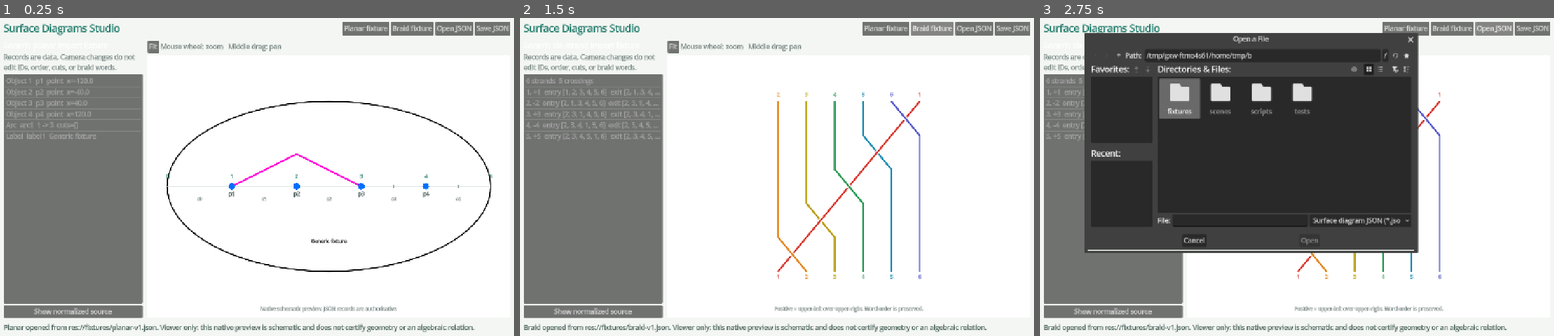
Above: before the commit, frames 1-3 (left to right).
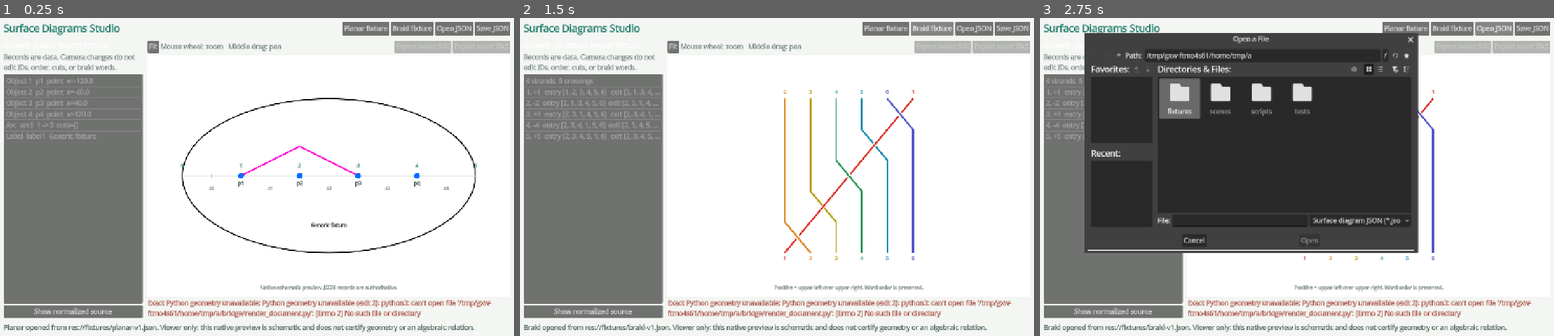
Above: after the commit, the same moments.

Repository: joshgay/surface-diagrams
Game: Godot game, scene res://scenes/studio.tscn
Same seed, same stepped clock (60 frames per second), same inputs: the game is played once before the commit and once after it.
Inputs:
- Up to frame 1 (0.25 s): no input
- Up to frame 2 (1.5 s): click "Planar fixture" at 0.5 s; click "Braid fixture" at 1.25 s
- Up to frame 3 (2.75 s): click "Open JSON" at 2 s

The runs differ from the first frame. In frame 1, 5.5% of the frame differs, in the area x 28-100%, y 7-95%; in frame 2, 5.7%; in frame 3, 3.8%.

Commit message:
Add exact geometry exports and stable selection

Diff:
--- a/godot/scripts/diagram_canvas.gd
+++ b/godot/scripts/diagram_canvas.gd
@@ -7,11 +7,17 @@
 var dragging := false
 var drag_start := Vector2.ZERO
 var pan_start := Vector2.ZERO
+var selected_record: Dictionary = {}
 
 func set_document(value: DiagramDocument) -> void:
 	document = value
 	zoom = 1.0
 	pan = Vector2.ZERO
+	selected_record = {}
+	queue_redraw()
+
+func select_record(record: Dictionary) -> void:
+	selected_record = record.duplicate(true)
 	queue_redraw()
 
 func fit_view() -> void:
@@ -68,8 +74,10 @@
 	for object in surface.objects: endpoint_x.append(object.x)
 	endpoint_x.append(surface.width / 2.0)
 	draw_line(_screen(Vector2(endpoint_x[0], 0), frame), _screen(Vector2(endpoint_x[-1], 0), frame), Color("#d9e2dc"), 1.0)
-	for curve in data.curves:
-		_draw_curve(curve, endpoint_x, frame, style)
+	for index in data.curves.size():
+		var curve: Dictionary = data.curves[index]
+		_draw_curve(curve, endpoint_x, frame, style,
+			selected_record.get("kind", "") == "curve" and selected_record.get("id", "") == curve.id)
 	for index in surface.objects.size():
 		var object: Dictionary = surface.objects[index]
 		var radius: float = object.radius if object.radius != null else (style.boundary_radius if object.kind == "boundary" else style.marked_point_radius)
@@ -78,6 +86,8 @@
 			draw_arc(center, radius * scale, 0.0, TAU, 32, Color(style.boundary_color), maxf(1.0, 1.5 * scale), true)
 		else:
 			draw_circle(center, maxf(3.0, radius * scale), Color(style.boundary_color if object.kind == "boundary" else style.marked_point_color))
+		if selected_record.get("kind", "") == "object" and selected_record.get("id", "") == object.id:
+			draw_arc(center, maxf(9.0, radius * scale + 6.0), 0.0, TAU, 40, Color("#f2a900"), 3.0, true)
 		_draw_centered(object.id, center + Vector2(0, 23), Color("#203634"), 13)
 	for index in endpoint_x.size():
 		var at := _screen(Vector2(endpoint_x[index], 0), frame)
@@ -88,10 +98,14 @@
 		draw_line(at + Vector2(0, -4), at + Vector2(0, 4), Color("#9aaba6"), 1.0)
 		_draw_centered("c%d" % cut, at + Vector2(0, 35), Color("#6b7b78"), 11)
 	for label in data.labels:
-		_draw_centered(label.text, _screen(Vector2(label.x, label.y), frame), Color(label.color), int(label.size))
+		var label_at := _screen(Vector2(label.x, label.y), frame)
+		_draw_centered(label.text, label_at, Color(label.color), int(label.size))
+		if selected_record.get("kind", "") == "label" and selected_record.get("id", "") == label.id:
+			var text_size := ThemeDB.fallback_font.get_string_size(label.text, HORIZONTAL_ALIGNMENT_LEFT, -1, int(label.size))
+			draw_rect(Rect2(label_at - Vector2(text_size.x / 2.0 + 5.0, text_size.y), text_size + Vector2(10, 7)), Color("#f2a900"), false, 2.0)
 	_draw_centered("Native schematic preview. JSON records are authoritative.", Vector2(size.x / 2.0, size.y - 18), Color("#6b7b78"), 12)
 
-func _draw_curve(curve: Dictionary, endpoint_x: Array[float], frame: Dictionary, style: Dictionary) -> void:
+func _draw_curve(curve: Dictionary, endpoint_x: Array[float], frame: Dictionary, style: Dictionary, selected: bool = false) -> void:
 	var points := PackedVector2Array()
 	var up: bool = (curve.get("direction", "default") != "down") if curve.kind == "arc" else curve.get("start_up", true)
 	if curve.kind == "arc":
@@ -109,6 +123,8 @@
 	elif points.size() > 1:
 		points.append(points[0])
 	if points.size() >= 2:
+		if selected:
+			draw_polyline(points, Color("#f2a900"), maxf(7.0, style.curve_width * frame.scale + 6.0), true)
 		draw_polyline(points, Color(curve.color), maxf(2.0, style.curve_width * frame.scale), true)
 
 func _draw_braid(data: Dictionary) -> void:
@@ -141,7 +157,7 @@
 		else:
 			over_slot = left if bottom_up else left + 1
 		var over_id: int = order[over_slot]
-		overlays.append({"a": points[over_id][-2], "b": points[over_id][-1], "color": Color(colors[over_id % colors.size()])})
+		overlays.append({"a": points[over_id][-2], "b": points[over_id][-1], "color": Color(colors[over_id % colors.size()]), "index": step})
 		order = next_order
 	if braid.word.is_empty():
 		for identity in braid.strands:
@@ -151,6 +167,9 @@
 	for crossing in overlays:
 		var middle: Vector2 = (crossing.a + crossing.b) / 2.0
 		var direction: Vector2 = (crossing.b - crossing.a).normalized() * 11.0
+		if selected_record.get("kind", "") == "crossing" and selected_record.get("index", -1) == crossing.index:
+			draw_circle(middle, 17.0, Color("#fff4cf"))
+			draw_arc(middle, 17.0, 0.0, TAU, 32, Color("#f2a900"), 3.0, true)
 		draw_line(middle - direction, middle + direction, Color("#ffffff"), 9.0, true)
 		draw_line(middle - direction, middle + direction, crossing.color, 4.0, true)
 	for identity in braid.strands:
--- a/godot/scripts/diagram_document.gd
+++ b/godot/scripts/diagram_document.gd
@@ -66,17 +66,28 @@
 
 func summary_rows() -> Array[String]:
 	var rows: Array[String] = []
+	for record in inspector_records():
+		rows.append(record.label)
+	return rows
+
+func inspector_records() -> Array[Dictionary]:
+	var records: Array[Dictionary] = []
 	if _data.kind == "planar":
 		for index in _data.surface.objects.size():
 			var object: Dictionary = _data.surface.objects[index]
-			rows.append("Object %d  %s  %s  x=%s" % [index + 1, object.id, object.kind, object.x])
-		for curve in _data.curves:
+			records.append({"kind": "object", "id": object.id, "index": index,
+				"label": "Object %d  %s  %s  x=%s" % [index + 1, object.id, object.kind, object.x]})
+		for index in _data.curves.size():
+			var curve: Dictionary = _data.curves[index]
 			if curve.kind == "arc":
-				rows.append("Arc  %s  %d -> %d  cuts=%s" % [curve.id, curve.start, curve.end, curve.cuts])
+				records.append({"kind": "curve", "id": curve.id, "index": index,
+					"label": "Arc  %s  %d -> %d  cuts=%s" % [curve.id, curve.start, curve.end, curve.cuts]})
 			else:
-				rows.append("Loop  %s  cuts=%s" % [curve.id, curve.cuts])
+				records.append({"kind": "curve", "id": curve.id, "index": index,
+					"label": "Loop  %s  cuts=%s" % [curve.id, curve.cuts]})
 	else:
-		rows.append("%d strands  %d crossings" % [_data.braid.strands, _data.braid.word.size()])
+		records.append({"kind": "braid", "id": "", "index": -1,
+			"label": "%d strands  %d crossings" % [_data.braid.strands, _data.braid.word.size()]})
 		var order: Array = range(1, _data.braid.strands + 1)
 		for index in _data.braid.word.size():
 			var generator: int = _data.braid.word[index]
@@ -85,10 +96,13 @@
 			var swap = order[left]
 			order[left] = order[left + 1]
 			order[left + 1] = swap
-			rows.append("%d. %s%d  entry %s  exit %s" % [index + 1, "+" if generator > 0 else "", generator, before, order])
-	for label in _data.labels:
-		rows.append("Label  %s  %s" % [label.id, label.text])
-	return rows
+			records.append({"kind": "crossing", "id": "", "index": index,
+				"label": "%d. %s%d  entry %s  exit %s" % [index + 1, "+" if generator > 0 else "", generator, before, order]})
+	for index in _data.labels.size():
+		var label: Dictionary = _data.labels[index]
+		records.append({"kind": "label", "id": label.id, "index": index,
+			"label": "Label  %s  %s" % [label.id, label.text]})
+	return records
 
 static func _normalize(raw: Dictionary) -> Dictionary:
 	var check := _keys(raw, ["format", "version", "kind", "title", "style", "labels", "surface", "curves", "allow_intersections", "braid"], ["format", "version", "kind"], "document")
--- /dev/null
+++ b/godot/scripts/python_geometry_bridge.gd
@@ -0,0 +1,51 @@
+class_name PythonGeometryBridge
+extends RefCounted
+
+const MAX_RENDER_BYTES := 4 * 1024 * 1024
+
+static func render(document: DiagramDocument) -> Dictionary:
+	var cache_dir := ProjectSettings.globalize_path("user://geometry-preview")
+	var directory_error := DirAccess.make_dir_recursive_absolute(cache_dir)
+	if directory_error != OK and directory_error != ERR_ALREADY_EXISTS:
+		return _failure("Could not create the local geometry cache")
+	var input_path := cache_dir.path_join("recipe.json")
+	var svg_path := cache_dir.path_join("diagram.svg")
+	var tikz_path := cache_dir.path_join("diagram.tikz")
+	var save_error := document.save_path(input_path)
+	if not save_error.is_empty():
+		return _failure(save_error)
+	var python := OS.get_environment("SURFACE_DIAGRAMS_PYTHON")
+	if python.is_empty():
+		python = "python3"
+	var script := ProjectSettings.globalize_path("res://bridge/render_document.py")
+	var output: Array = []
+	# OS.execute invokes this fixed trusted script directly. No shell is used and
+	# imported records cannot alter the executable, script, or cache paths.
+	var code := OS.execute(python, PackedStringArray([script, input_path, svg_path, tikz_path]), output, true)
+	if code != 0:
+		var detail := str(output[0]).strip_edges() if not output.is_empty() else "no diagnostic"
+		return _failure("Python geometry unavailable (exit %d): %s" % [code, detail.left(600)])
+	var manifest = JSON.parse_string(str(output[0]).strip_edges()) if not output.is_empty() else null
+	if typeof(manifest) != TYPE_DICTIONARY or not manifest.get("ok", false):
+		return _failure("Python geometry returned an invalid manifest")
+	var svg_result := _read_bounded(svg_path)
+	if not svg_result.ok:
+		return svg_result
+	var tikz_result := _read_bounded(tikz_path)
+	if not tikz_result.ok:
+		return tikz_result
+	if not svg_result.text.begins_with("<svg") or "tikzpicture" not in tikz_result.text:
+		return _failure("Python geometry returned unexpected output")
+	return {"ok": true, "error": "", "svg": svg_result.text, "tikz": tikz_result.text,
+		"manifest": manifest}
+
+static func _read_bounded(path: String) -> Dictionary:
+	var file := FileAccess.open(path, FileAccess.READ)
+	if file == null:
+		return _failure("Geometry output was not created")
+	if file.get_length() > MAX_RENDER_BYTES:
+		return _failure("Geometry output exceeds 4 MiB")
+	return {"ok": true, "text": file.get_as_text()}
+
+static func _failure(message: String) -> Dictionary:
+	return {"ok": false, "error": message, "svg": "", "tikz": ""}
--- a/godot/scripts/studio.gd
+++ b/godot/scripts/studio.gd
@@ -8,6 +8,12 @@
 var source_view: TextEdit
 var open_dialog: FileDialog
 var save_dialog: FileDialog
+var export_dialog: FileDialog
+var geometry_label: Label
+var svg_button: Button
+var tikz_button: Button
+var geometry_result: Dictionary = {"ok": false, "error": "Not rendered", "svg": "", "tikz": ""}
+var export_kind := ""
 
 func _ready() -> void:
 	_build_interface()
@@ -53,6 +59,7 @@
 	record_list = ItemList.new()
 	record_list.size_flags_vertical = Control.SIZE_EXPAND_FILL
 	record_list.allow_reselect = true
+	record_list.item_selected.connect(_select_record)
 	inspector.add_child(record_list)
 	var source_button := Button.new()
 	source_button.text = "Show normalized source"
@@ -73,13 +80,28 @@
 	canvas_tools.add_child(fit_button)
 	var camera_note := Label.new()
 	camera_note.text = "Mouse wheel: zoom   Middle drag: pan"
+	camera_note.size_flags_horizontal = Control.SIZE_EXPAND_FILL
 	camera_note.add_theme_color_override("font_color", Color("#6b7b78"))
 	canvas_tools.add_child(camera_note)
+	svg_button = Button.new()
+	svg_button.text = "Export exact SVG"
+	svg_button.disabled = true
+	svg_button.pressed.connect(Callable(self, "_show_export").bind("svg"))
+	canvas_tools.add_child(svg_button)
+	tikz_button = Button.new()
+	tikz_button.text = "Export exact TikZ"
+	tikz_button.disabled = true
+	tikz_button.pressed.connect(Callable(self, "_show_export").bind("tikz"))
+	canvas_tools.add_child(tikz_button)
 	canvas = DiagramCanvas.new()
 	canvas.size_flags_horizontal = Control.SIZE_EXPAND_FILL
 	canvas.size_flags_vertical = Control.SIZE_EXPAND_FILL
 	canvas.mouse_filter = Control.MOUSE_FILTER_STOP
 	canvas_box.add_child(canvas)
+	geometry_label = Label.new()
+	geometry_label.autowrap_mode = TextServer.AUTOWRAP_WORD_SMART
+	geometry_label.add_theme_color_override("font_color", Color("#6b7b78"))
+	canvas_box.add_child(geometry_label)
 	status_label = Label.new()
 	status_label.autowrap_mode = TextServer.AUTOWRAP_WORD_SMART
 	status_label.add_theme_color_override("font_color", Color("#415b55"))
@@ -96,6 +118,11 @@
 	save_dialog.add_filter("*.json", "Surface diagram JSON")
 	save_dialog.file_selected.connect(_save_path)
 	add_child(save_dialog)
+	export_dialog = FileDialog.new()
+	export_dialog.file_mode = FileDialog.FILE_MODE_SAVE_FILE
+	export_dialog.access = FileDialog.ACCESS_FILESYSTEM
+	export_dialog.file_selected.connect(_save_export)
+	add_child(export_dialog)
 
 func _show_open() -> void:
 	open_dialog.popup_centered_ratio(0.8)
@@ -105,6 +132,18 @@
 	save_dialog.current_file = _safe_filename(document.data.title) + ".json"
 	save_dialog.popup_centered_ratio(0.8)
 
+func _show_export(kind: String) -> void:
+	if document == null or not geometry_result.ok:
+		return
+	export_kind = kind
+	export_dialog.clear_filters()
+	if kind == "svg":
+		export_dialog.add_filter("*.svg", "Scalable Vector Graphics")
+	else:
+		export_dialog.add_filter("*.tikz", "TikZ source")
+	export_dialog.current_file = _safe_filename(document.data.title) + (".svg" if kind == "svg" else ".tikz")
+	export_dialog.popup_centered_ratio(0.8)
+
 func _open_resource(path: String) -> void:
 	_open_result(DiagramDocument.load_path(path), path)
 
@@ -119,9 +158,20 @@
 	document = result.document
 	title_label.text = document.data.title
 	record_list.clear()
-	for row in document.summary_rows(): record_list.add_item(row)
+	for record in document.inspector_records():
+		record_list.add_item(record.label)
+		record_list.set_item_metadata(record_list.item_count - 1, record)
 	source_view.text = document.to_json()
 	canvas.set_document(document)
+	geometry_result = PythonGeometryBridge.render(document)
+	svg_button.disabled = not geometry_result.ok
+	tikz_button.disabled = not geometry_result.ok
+	if geometry_result.ok:
+		geometry_label.text = "Python library accepted this recipe. Exact publication SVG and TikZ are ready to export; the interactive canvas remains schematic."
+		geometry_label.add_theme_color_override("font_color", Color("#167464"))
+	else:
+		geometry_label.text = "Exact Python geometry unavailable: " + geometry_result.error
+		geometry_label.add_theme_color_override("font_color", Color("#a54439"))
 	status_label.text = "%s opened from %s. Viewer only: this native preview is schematic and does not certify geometry or an algebraic relation." % [document.data.kind.capitalize(), path]
 	status_label.add_theme_color_override("font_color", Color("#415b55"))
 
@@ -130,6 +180,34 @@
 	var error := document.save_path(path)
 	status_label.text = "Saved exact normalized recipe to " + path if error.is_empty() else error
 	status_label.add_theme_color_override("font_color", Color("#415b55") if error.is_empty() else Color("#a54439"))
+
+func _save_export(path: String) -> void:
+	if not geometry_result.ok or export_kind not in ["svg", "tikz"]:
+		return
+	var extension := ".svg" if export_kind == "svg" else ".tikz"
+	if not path.to_lower().ends_with(extension):
+		path += extension
+	var file := FileAccess.open(path, FileAccess.WRITE)
+	if file == null:
+		status_label.text = "Could not write " + path
+		status_label.add_theme_color_override("font_color", Color("#a54439"))
+		return
+	file.store_string(geometry_result[export_kind])
+	status_label.text = "Exported exact Python-library %s to %s" % [export_kind.to_upper(), path]
+	status_label.add_theme_color_override("font_color", Color("#415b55"))
+
+func _select_record(index: int) -> void:
+	var record = record_list.get_item_metadata(index)
+	if typeof(record) != TYPE_DICTIONARY:
+		return
+	canvas.select_record(record)
+	var identity := ""
+	if not record.id.is_empty():
+		identity = " " + record.id
+	elif record.index >= 0:
+		identity = " %d" % (record.index + 1)
+	status_label.text = "Selected %s%s. Selection changes the view only; the mathematical record is unchanged." % [record.kind, identity]
+	status_label.add_theme_color_override("font_color", Color("#415b55"))
 
 func _safe_filename(value: String) -> String:
 	var result := ""
--- a/godot/tests/run_tests.gd
+++ b/godot/tests/run_tests.gd
@@ -33,6 +33,11 @@
 	_expect(braid.data.braid.direction == "bottom-to-top", "braid direction preserved")
 	var braid_rows := braid.summary_rows()
 	_expect("entry [1, 2, 3, 4, 5, 6]  exit [2, 1, 3, 4, 5, 6]" in braid_rows[1], "first strand transport")
+	var planar_records := planar.inspector_records()
+	_expect(planar_records[0].kind == "object" and planar_records[0].id == "p1", "inspector maps row to stable object ID")
+	_expect(planar_records[4].kind == "curve" and planar_records[4].id == "arc1", "inspector maps row to stable curve ID")
+	var braid_records := braid.inspector_records()
+	_expect(braid_records[1].kind == "crossing" and braid_records[1].index == 0, "inspector maps row to exact crossing index")
 	var round_trip := DiagramDocument.parse(planar.to_json())
 	_expect(round_trip.ok, "normalized JSON reopens")
 	if round_trip.ok:
@@ -80,7 +85,26 @@
 	canvas.zoom_at(Vector2(100, 100), 1.5)
 	canvas.pan = Vector2(20, 30)
 	_expect(planar.to_json() == before, "canvas navigation does not mutate records")
+	canvas.select_record(planar_records[4])
+	_expect(canvas.selected_record.id == "arc1" and planar.to_json() == before, "selection is separate from records")
 	canvas.free()
+	var planar_geometry := PythonGeometryBridge.render(planar)
+	_expect(planar_geometry.ok and planar_geometry.svg.begins_with("<svg"), "Python bridge renders planar SVG")
+	_expect(planar_geometry.ok and "tikzpicture" in planar_geometry.tikz, "Python bridge renders planar TikZ")
+	var planar_image := Image.new()
+	var planar_svg_error := planar_image.load_svg_from_buffer(planar_geometry.svg.to_utf8_buffer()) if planar_geometry.ok else FAILED
+	_expect(planar_svg_error == OK and planar_image.get_width() > 0 and planar_image.get_height() > 0, "Godot decodes exact planar SVG")
+	var braid_geometry := PythonGeometryBridge.render(braid)
+	_expect(braid_geometry.ok and braid_geometry.manifest.kind == "braid", "Python bridge renders braid through fixed adapter")
+	var braid_image := Image.new()
+	var braid_svg_error := braid_image.load_svg_from_buffer(braid_geometry.svg.to_utf8_buffer()) if braid_geometry.ok else FAILED
+	_expect(braid_svg_error == OK and braid_image.get_width() > 0 and braid_image.get_height() > 0, "Godot decodes exact braid SVG")
+	_expect(planar.to_json() == before, "geometry bridge does not mutate records")
+	var original_python := OS.get_environment("SURFACE_DIAGRAMS_PYTHON")
+	OS.set_environment("SURFACE_DIAGRAMS_PYTHON", "/definitely-missing-surface-diagrams-python")
+	var unavailable_geometry := PythonGeometryBridge.render(planar)
+	OS.set_environment("SURFACE_DIAGRAMS_PYTHON", original_python)
+	_expect(not unavailable_geometry.ok and unavailable_geometry.svg.is_empty(), "missing Python stays an explicit unavailable state")
 	var scene := load("res://scenes/studio.tscn")
 	_expect(scene is PackedScene, "main scene loads")
 	if scene is PackedScene:
--- a/godot/tests/ui_smoke.gd
+++ b/godot/tests/ui_smoke.gd
@@ -20,10 +20,32 @@
 	_check(studio.document.data.kind == "planar", "initial fixture is planar")
 	_check(studio.record_list.item_count == 6, "planar inspector shows four objects, curve, and label")
 	_check(studio.canvas.document.to_json() == studio.document.to_json(), "canvas receives same immutable record")
+	_check(studio.geometry_result.ok, "planar fixture has exact Python geometry")
+	_check(not studio.svg_button.disabled and not studio.tikz_button.disabled, "publication exports are enabled after exact render")
+	var planar_before: String = studio.document.to_json()
+	studio.record_list.select(4)
+	studio.record_list.item_selected.emit(4)
+	_check(studio.canvas.selected_record.id == "arc1", "planar inspector selects stable curve ID")
+	_check(studio.document.to_json() == planar_before, "selection does not change planar record")
+	studio.export_kind = "svg"
+	var export_path := "user://ui-smoke.svg"
+	studio._save_export(export_path)
+	var exported := FileAccess.get_file_as_string(export_path)
+	_check(exported == studio.geometry_result.svg and exported.begins_with("<svg"), "Godot saves exact bridge SVG without regeneration")
+	DirAccess.remove_absolute(ProjectSettings.globalize_path(export_path))
+	studio.export_kind = "tikz"
+	export_path = "user://ui-smoke.tikz"
+	studio._save_export(export_path)
+	exported = FileAccess.get_file_as_string(export_path)
+	_check(exported == studio.geometry_result.tikz and "tikzpicture" in exported, "Godot saves exact bridge TikZ without regeneration")
+	DirAccess.remove_absolute(ProjectSettings.globalize_path(export_path))
 	studio._open_resource("res://fixtures/braid-v1.json")
 	await process_frame
 	_check(studio.document.data.kind == "braid", "braid fixture switches view")
 	_check(studio.record_list.item_count == 6, "braid inspector shows summary and five crossings")
+	studio.record_list.select(1)
+	studio.record_list.item_selected.emit(1)
+	_check(studio.canvas.selected_record.kind == "crossing" and studio.canvas.selected_record.index == 0, "braid inspector selects exact crossing index")
 	var before: String = studio.document.to_json()
 	studio.canvas.zoom_at(Vector2(80, 60), 1.2)
 	studio.canvas.pan = Vector2(12, -7)
Not shown, added: godot/scripts/python_geometry_bridge.gd.uid
Not shown, changed: godot/README.md
Not shown, changed: godot/STATE.md
Not shown, added: godot/bridge/render_document.py
Not shown, changed: godot/tests/run_all.py
Not shown, added: godot/tests/test_geometry_bridge.py
